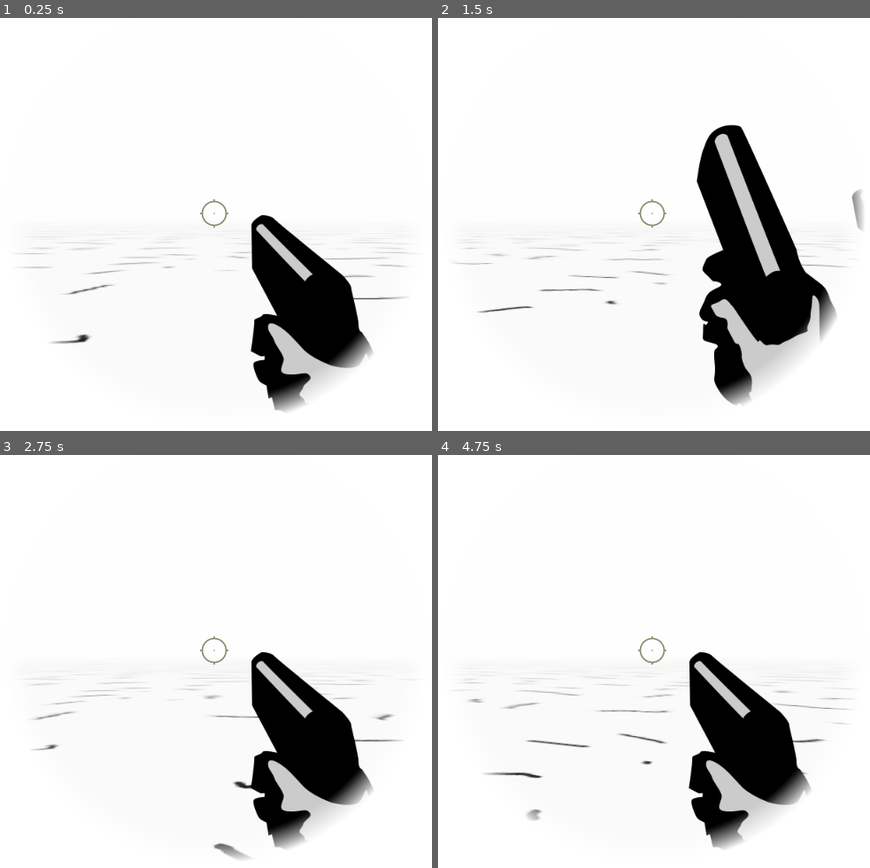
Above: before the commit, frames 1-4 (two rows, left to right).
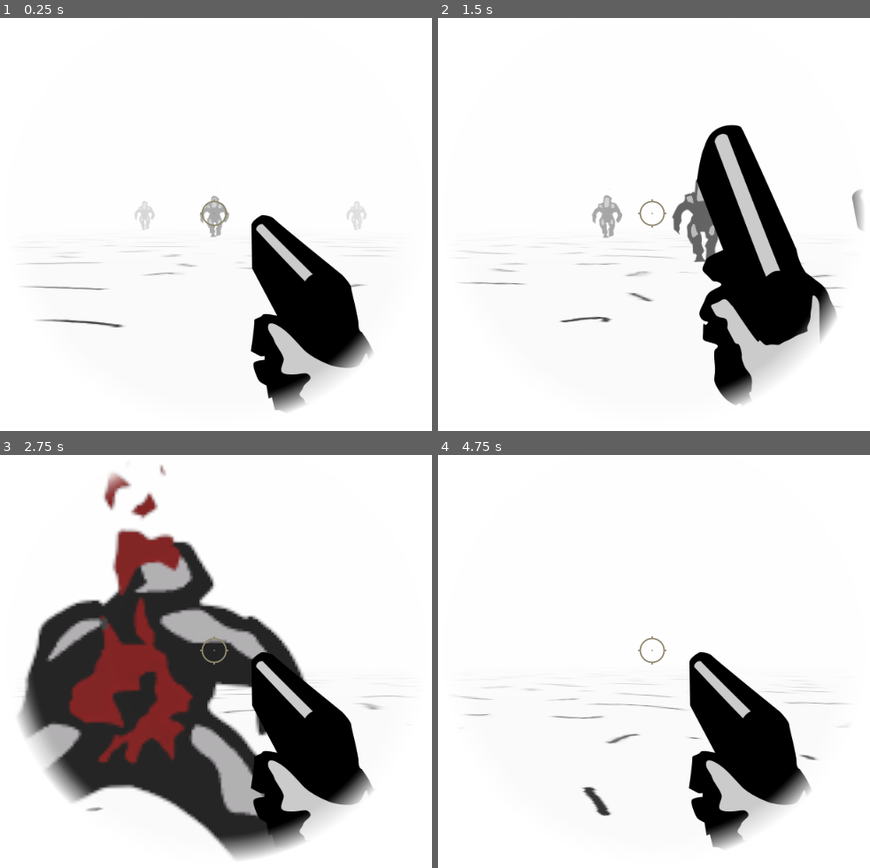
Above: after the commit, the same moments.

Repository: andresleonardobg/Cinco
Game: Godot game, scene res://scenes/3d/flashback.tscn
The game is run twice, just before and just after one commit, with the same random seed, the same clock (stepped at 60 frames per second) and the same inputs. This scene is started directly instead of the project's main scene.
Inputs (mouse positions are in pixels of both pictures, inside the frame that each line leads up to):
- Up to frame 1 (0.25 s): no input
- Up to frame 2 (1.5 s): tap Enter (ui_accept) at 0.5, 0.77 s; move the mouse to (675, 212) at 0.52 s; press the mouse at (675, 212) at 0.53 s; hold W (up) from 0.53 s (still down); move the mouse to (628, 216) at 1.27 s; release the mouse at (628, 216) at 1.28 s; click (628, 216) at 1.35 s
- Up to frame 3 (2.75 s): keep holding W (up); tap Enter (ui_accept) at 1.52 s; move the mouse to (224, 640) at 2.02 s; press the mouse at (224, 640) at 2.03 s
- Up to frame 4 (4.75 s): keep holding W (up); move the mouse to (645, 657) at 2.77 s; release the mouse at (645, 657) at 2.78 s; click (645, 657) at 2.85 s; tap Enter (ui_accept) at 3.02, 3.77, 4.52 s; move the mouse to (684, 657) at 3.52 s; press the mouse at (684, 657) at 3.53 s; tap Escape (ui_cancel) at 4.15 s; move the mouse to (619, 644) at 4.27 s; release the mouse at (619, 644) at 4.28 s; click (619, 644) at 4.35 s

The runs differ from the first frame. In frame 1, 1.4% of the frame differs, in the area x 4-95%, y 43-79%; in frame 2, 2.2%; in frame 3, 30%, in the area x 4-94%, y 2-98%; in frame 4, 1.4%.

Commit message:
first escene finished, 3d scene in progress

Diff:
--- a/scenes/3d/enemy.tscn
+++ b/scenes/3d/enemy.tscn
@@ -63,6 +63,9 @@
 "speed": 5.0
 } ]
 
+[sub_resource type="BoxShape" id=12]
+extents = Vector3( 0.5, 0.5, 3 )
+
 [node name="enemy" type="KinematicBody"]
 script = ExtResource( 2 )
 
@@ -71,7 +74,8 @@
 shape = SubResource( 1 )
 
 [node name="RayCast" type="RayCast" parent="."]
-transform = Transform( 1, 0, 0, 0, -4.37114e-08, -1, 0, 1, -4.37114e-08, 0, 0, 0 )
+transform = Transform( 1, 0, 0, 0, -4.37114e-08, -1, 0, 1, -4.37114e-08, 0, 0.0164161, 0 )
+cast_to = Vector3( 0, 0, 100 )
 
 [node name="AnimatedSprite3D" type="AnimatedSprite3D" parent="."]
 billboard = 2
@@ -79,5 +83,13 @@
 double_sided = false
 frames = SubResource( 11 )
 animation = "walk"
-frame = 1
+frame = 2
 playing = true
+
+[node name="Area" type="Area" parent="."]
+
+[node name="CollisionShape" type="CollisionShape" parent="Area"]
+shape = SubResource( 12 )
+
+[connection signal="body_entered" from="Area" to="." method="_on_Area_body_entered"]
+[connection signal="body_exited" from="Area" to="." method="_on_Area_body_exited"]
--- a/scenes/3d/flashback.tscn
+++ b/scenes/3d/flashback.tscn
@@ -26,20 +26,22 @@
 fog_enabled = true
 fog_color = Color( 1, 1, 1, 1 )
 fog_sun_color = Color( 1, 1, 1, 1 )
+fog_depth_begin = 0.0
+fog_depth_end = 40.0
 
 [node name="flashback" type="Spatial"]
 
 [node name="floor" type="MeshInstance" parent="."]
 mesh = SubResource( 1 )
-material/0 = SubResource( 3 )
+material/0 = SubResource( 2 )
 
 [node name="StaticBody" type="StaticBody" parent="floor"]
 
 [node name="CollisionShape" type="CollisionShape" parent="floor/StaticBody"]
-shape = SubResource( 2 )
+shape = SubResource( 3 )
 
 [node name="player" parent="." instance=ExtResource( 1 )]
-transform = Transform( 1, 0, 0, 0, 1, 0, 0, 0, 1, 0, 2.3, 0 )
+transform = Transform( -1, 0, -8.74228e-08, 0, 1, 0, 8.74228e-08, 0, -1, 0, 2.3, 0 )
 
 [node name="enemy" parent="." instance=ExtResource( 3 )]
 transform = Transform( 1, 0, 0, 0, 1, 0, 0, 0, 1, 0, 2.3, 18 )
--- a/scenes/level.tscn
+++ b/scenes/level.tscn
@@ -21,6 +21,7 @@
 [ext_resource path="res://scenes/tablet.tscn" type="PackedScene" id=19]
 [ext_resource path="res://scripts/fadeIn.gd" type="Script" id=20]
 [ext_resource path="res://scripts/cabina.gd" type="Script" id=21]
+[ext_resource path="res://scenes/note.tscn" type="PackedScene" id=22]
 
 [sub_resource type="Animation" id=1]
 resource_name = "openDoor"
@@ -131,6 +132,9 @@
 [sub_resource type="RectangleShape2D" id=16]
 extents = Vector2( 71.9432, 30.2661 )
 
+[sub_resource type="RectangleShape2D" id=18]
+extents = Vector2( 58.6228, 32.0098 )
+
 [sub_resource type="Animation" id=17]
 tracks/0/type = "value"
 tracks/0/path = NodePath(".:modulate")
@@ -692,6 +696,20 @@
 [node name="CollisionShape2D" type="CollisionShape2D" parent="map/interaction/cabina/Area2D"]
 position = Vector2( 385.869, 289.723 )
 shape = SubResource( 16 )
+
+[node name="Area2D2" type="Area2D" parent="map/interaction/cabina"]
+visible = false
+position = Vector2( 113.816, 161.738 )
+__meta__ = {
+"_edit_group_": true
+}
+
+[node name="CollisionShape2D" type="CollisionShape2D" parent="map/interaction/cabina/Area2D2"]
+shape = SubResource( 18 )
+
+[node name="note" parent="map/interaction" instance=ExtResource( 22 )]
+position = Vector2( 1500, 1000 )
+node = NodePath("../interactive")
 
 [node name="navigationCam" type="Node2D" parent="."]
 
@@ -741,4 +759,5 @@
 [connection signal="input_event" from="map/interaction/panel" to="map/interaction/panel" method="_on_panel_input_event"]
 [connection signal="input_event" from="map/interaction/tablet" to="map/interaction/tablet" method="_on_tablet_input_event"]
 [connection signal="area_entered" from="map/interaction/cabina/Area2D" to="map/interaction/cabina" method="_on_Area2D_area_entered"]
+[connection signal="input_event" from="map/interaction/cabina/Area2D2" to="map/interaction/cabina" method="_on_Area2D2_input_event"]
 [connection signal="animation_finished" from="navigationCam/fadeIn/AnimationPlayer" to="navigationCam/fadeIn" method="_on_AnimationPlayer_animation_finished"]
--- /dev/null
+++ b/scenes/note.tscn
@@ -0,0 +1,42 @@
+[gd_scene load_steps=6 format=2]
+
+[ext_resource path="res://scripts/note.gd" type="Script" id=1]
+[ext_resource path="res://assets/note.png" type="Texture" id=2]
+[ext_resource path="res://assets/contraseña.png" type="Texture" id=3]
+
+[sub_resource type="RectangleShape2D" id=1]
+extents = Vector2( 69.0007, 92.8671 )
+
+[sub_resource type="RectangleShape2D" id=2]
+extents = Vector2( 189, 182 )
+
+[node name="note" type="Node2D"]
+script = ExtResource( 1 )
+
+[node name="small" type="Sprite" parent="."]
+position = Vector2( 146.731, 401.951 )
+rotation = -1.0472
+scale = Vector2( 0.351882, 0.351882 )
+texture = ExtResource( 2 )
+__meta__ = {
+"_edit_group_": true
+}
+
+[node name="Area2D" type="Area2D" parent="small"]
+
+[node name="CollisionShape2D" type="CollisionShape2D" parent="small/Area2D"]
+shape = SubResource( 1 )
+
+[node name="big" type="Sprite" parent="."]
+visible = false
+texture = ExtResource( 3 )
+offset = Vector2( 250, 250 )
+
+[node name="Area2D2" type="Area2D" parent="big"]
+
+[node name="CollisionShape2D" type="CollisionShape2D" parent="big/Area2D2"]
+position = Vector2( 254, 277 )
+shape = SubResource( 2 )
+
+[connection signal="input_event" from="small/Area2D" to="." method="_on_Area2D_input_event"]
+[connection signal="input_event" from="big/Area2D2" to="." method="_on_Area2D2_input_event"]
--- a/scripts/3d/enemy.gd
+++ b/scripts/3d/enemy.gd
@@ -1,12 +1,10 @@
 extends KinematicBody
 
-
-# Declare member variables here. Examples:
-# var a: int = 2
-# var b: String = "text"
+var move = Vector3()
+var MOVE_SPEED = 4
+var MOVE_SPEED_L = 0
 
 
-# Called when the node enters the scene tree for the first time.
 func _ready() -> void:
 	pass # Replace with function body.
 
@@ -15,7 +13,30 @@
 #func _process(delta: float) -> void:
 #	pass
 
+func _physics_process(delta: float) -> void:
+
+	move.x += MOVE_SPEED_L
+	move.z -= 1
+	move = move.normalized()
+	move_and_collide(move * MOVE_SPEED * delta)
+
 func kill() -> void:
+	MOVE_SPEED = 0
 	$CollisionShape.disabled = true
 	$AnimatedSprite3D.animation = "death"
 	pass
+
+
+func _on_Area_body_entered(body: Node) -> void:
+	if body.name == "player":
+		var rng = RandomNumberGenerator.new()
+		var dir = rng.randf_range(0.0, 10.0)
+
+		if dir < 5:
+			MOVE_SPEED_L = 1
+		elif dir > 5:
+			MOVE_SPEED_L = -1
+
+
+func _on_Area_body_exited(body: Node) -> void:
+	MOVE_SPEED_L = 0
--- a/scripts/3d/player.gd
+++ b/scripts/3d/player.gd
@@ -12,9 +12,13 @@
 func _input(event: InputEvent) -> void:
 	if Input.is_action_pressed("click"):
 		$CanvasLayer/Control/AnimatedSprite.playing = true
+		Input.set_mouse_mode(Input.MOUSE_MODE_CAPTURED)
 
 	if event is InputEventMouseMotion:
 		rotation_degrees.y -= MOUSE_SENS * event.relative.x
+
+	if Input.is_action_pressed("ui_cancel"):
+		Input.set_mouse_mode(Input.MOUSE_MODE_VISIBLE)
 
 
 func _physics_process(delta: float) -> void:
--- a/scripts/cabina.gd
+++ b/scripts/cabina.gd
@@ -1,22 +1,13 @@
 extends Node2D
-
-
-# Declare member variables here. Examples:
-# var a: int = 2
-# var b: String = "text"
-
-
-# Called when the node enters the scene tree for the first time.
-func _ready() -> void:
-	pass # Replace with function body.
-
-
-# Called every frame. 'delta' is the elapsed time since the previous frame.
-#func _process(delta: float) -> void:
-#	pass
 
 
 func _on_Area2D_area_entered(area: Area2D) -> void:
 	print(area.name)
 	if area.name == 'capsule':
 		area.queue_free()
+		$Area2D2.visible = true
+
+
+func _on_Area2D2_input_event(viewport: Node, event: InputEvent, shape_idx: int) -> void:
+	if Input.is_action_pressed("click"):
+		print('cambiar de escena')
--- a/scripts/interactive.gd
+++ b/scripts/interactive.gd
@@ -4,6 +4,7 @@
 
 export (NodePath) var nodeNav
 onready var navInv = get_node(nodeNav)
+onready var note = get_node("/root/level/map/interaction/note")
 
 func _ready():
 	pass
@@ -11,8 +12,10 @@
 func _process(_delta):
 	if $ComputerLab.visible:
 		$CollisionShape2D.visible = false
+		note.visible = false
 	else:
 		$CollisionShape2D.visible = true
+		note.visible = true
 
 func _on_interactive_input_event(_viewport, event, _shape_idx):
 	if event is InputEventMouseButton:
--- a/scripts/navigation.gd
+++ b/scripts/navigation.gd
@@ -13,7 +13,7 @@
 #panel
 onready var panel = get_node("/root/level/map/interaction/panel/Sprite")
 
-onready var vis = Global.vis
+var vis
 
 func _ready():
 	pass
@@ -28,11 +28,13 @@
 
 func _process(_delta):
 
+	vis = Global.vis
+
 	#depens of the position from map, if the navigation nodes are visible or not
 	var navCam = true
 
 	if map:
-		if Global.vis == false:
+		if vis == false:
 			navCam = false
 		else:
 			if map.global_position.y < -1500:
--- /dev/null
+++ b/scripts/note.gd
@@ -0,0 +1,20 @@
+extends Node2D
+
+#get map
+export (NodePath) var node
+onready var comp = get_node(node)
+
+func _on_Area2D_input_event(viewport: Node, event: InputEvent, shape_idx: int) -> void:
+	if Input.is_action_pressed("click"):
+		$small.visible = false
+		$big.visible = true
+		Global.vis = false
+		comp.visible = false
+
+
+func _on_Area2D2_input_event(viewport: Node, event: InputEvent, shape_idx: int) -> void:
+	if Input.is_action_pressed("click"):
+		$small.visible = true
+		$big.visible = false
+		Global.vis = true
+		comp.visible = true
Not shown: 1 places in scenes/3d/enemy.tscn that only renumber resources
Not shown: 1 places in scenes/3d/flashback.tscn that only renumber resources
Not shown: 2 places in scenes/3d/player.tscn that only renumber resources
Not shown: 1 places in scenes/level.tscn that only renumber resources
